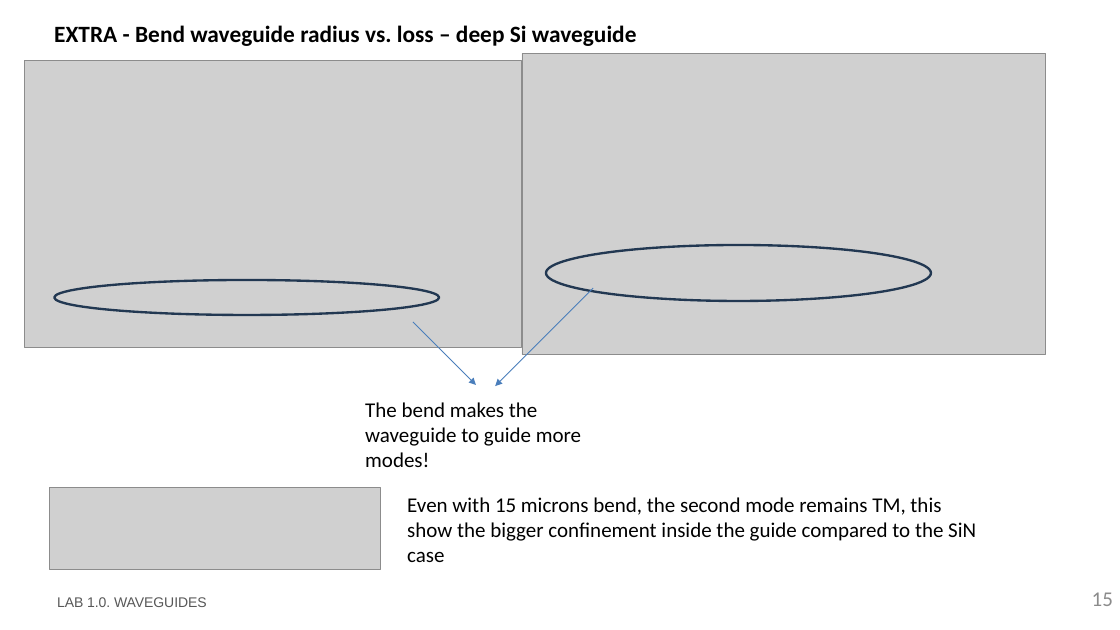
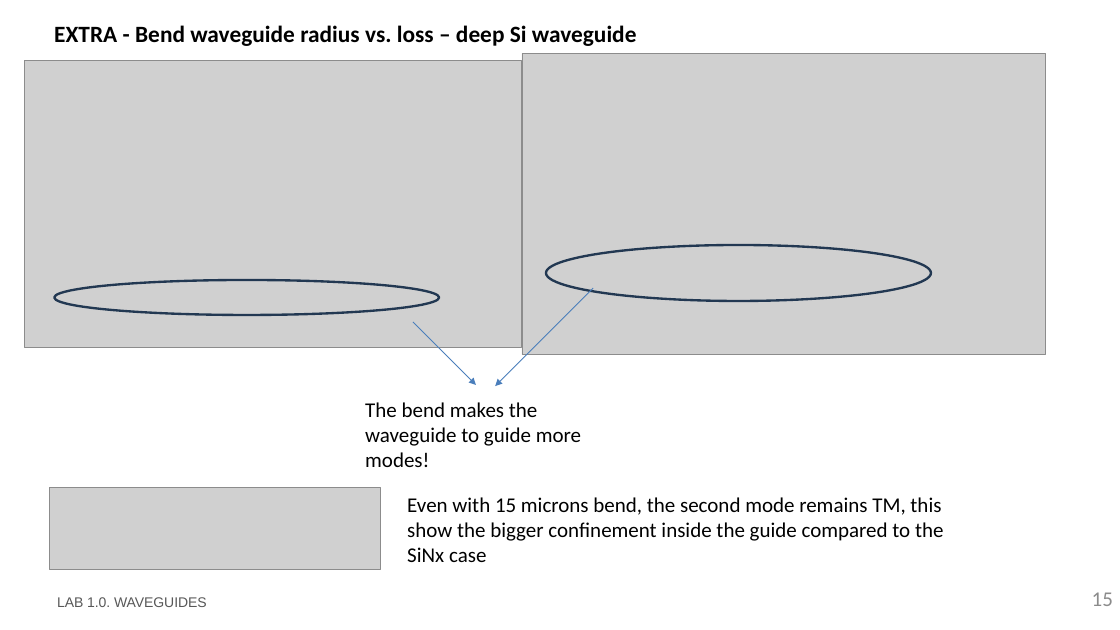
Before and after one commit to DBAEASE/pic-upv-lab1, a slide deck: slide 15 of LabBook_10.pptx. Drawn at 1120x630 pixels with LibreOffice and Linux fonts; fonts in the diff are those of the drawing; grey boxes stand for pictures; background and template pictures are left out. Boxes give left, top, right and bottom in pixels: in the first picture for what was removed or moved away, otherwise in the second. Text is boxed around its words. In the diff, an @@ line names an element or a change of style, - is before the commit and + after.

```diff
--- a/LabBook_10.pptx
+++ b/LabBook_10.pptx
@@ text at (407, 497, 943, 562): text changed @@
-Even with 15 microns bend, the second mode remains TM, this show the bigger confinement inside the guide compared to the SiN case
+Even with 15 microns bend, the second mode remains TM, this show the bigger confinement inside the guide compared to the SiNx case
```
Also in this commit, not shown: 8 other slides changed.
